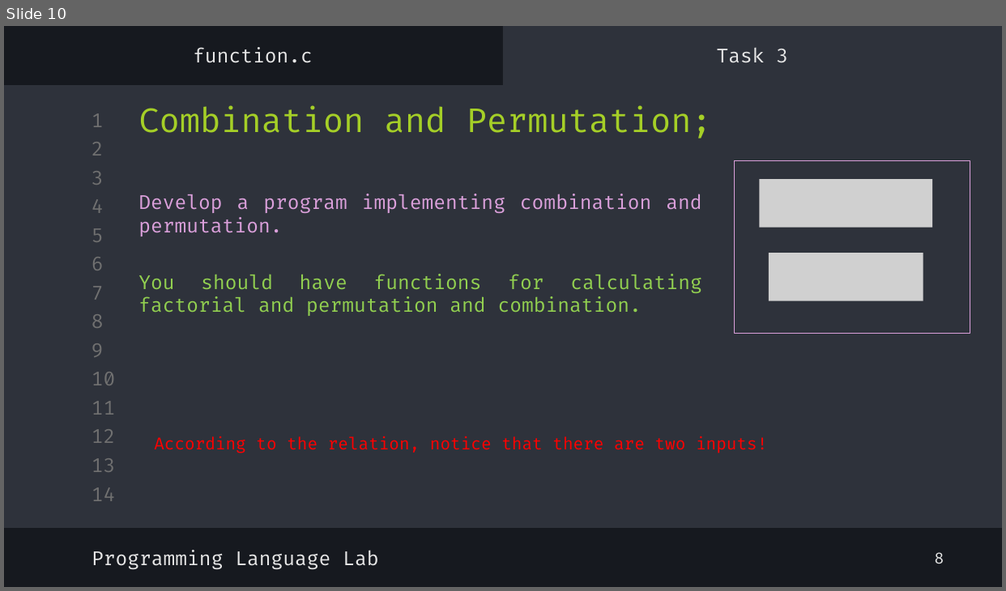
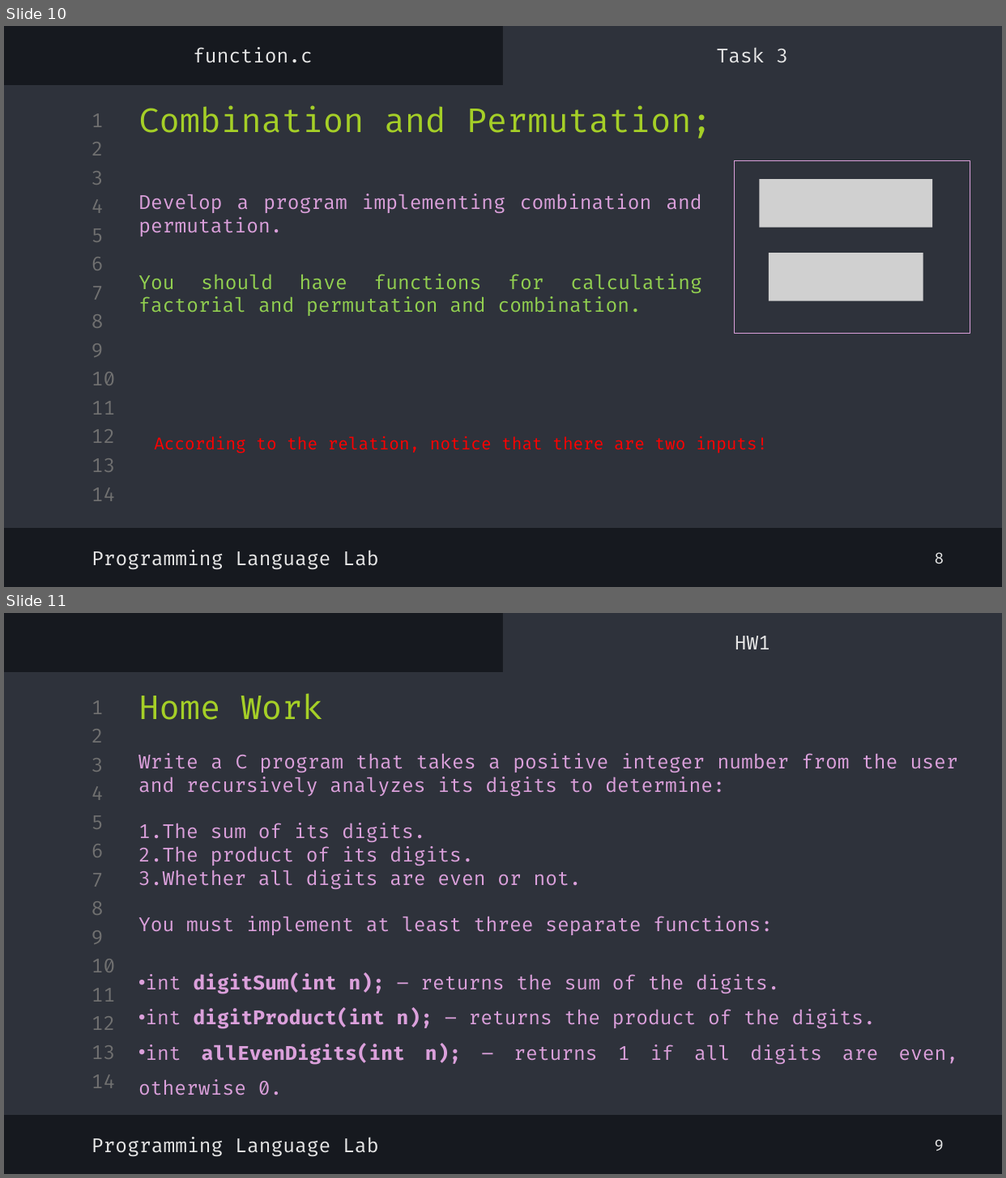
Before and after one commit to shayan-naghizadeh/C-Lab-AUT, a slide deck: slides/6.Function/Function.pptx. Shown one above the other, each under a label of ours: slide 10 before the commit, slides 10 and 11 after it. The pictures are 1006x591 and 1006x1178 pixels, drawn with LibreOffice and Linux fonts; fonts in the diff are those of the drawing; grey boxes stand for pictures. Boxes give left, top, right and bottom in pixels: in the first picture for what was removed or moved away, otherwise in the second. Text is boxed around its words. In the diff, an @@ line names an element or a change of style, - is before the commit and + after.

```diff
--- a/slides/6.Function/Function.pptx
+++ b/slides/6.Function/Function.pptx
@@ slide 11 added at (x1=4, y1=613, x2=1002, y2=1174), background #16191F; not listed: 16 template elements that a slide beside it also shows @@
@@ text added at (x1=735, y1=636, x2=770, y2=649), 14 pt, text #E7E7E7 @@
+HW1
@@ title added at (x1=138, y1=693, x2=323, y2=720), 24 pt, text #A5CF27 @@
+Home Work
@@ text added at (x1=138, y1=753, x2=958, y2=1096), 14 pt, text #DBA0DB @@
+Write a C program that takes a positive integer number from the user and recursively analyzes its digits to determine:
+1. The sum of its digits.
+2. The product of its digits.
+3. Whether all digits are even or not.
+You must implement at least three separate functions:
+• int digitSum(int n); – returns the sum of the digits.
+• int digitProduct(int n); – returns the product of the digits.
+• int allEvenDigits(int n); – returns 1 if all digits are even, otherwise 0.
@@ text added at (x1=91, y1=1137, x2=378, y2=1157), 14 pt, text #E7E7E7 @@
+Programming Language Lab
@@ text added at (x1=935, y1=1139, x2=944, y2=1152), 11 pt, text #E7E7E7 @@
+9
```
Also in this commit, not shown: 1 slide changed, 1 other slide added, 6 other files.
